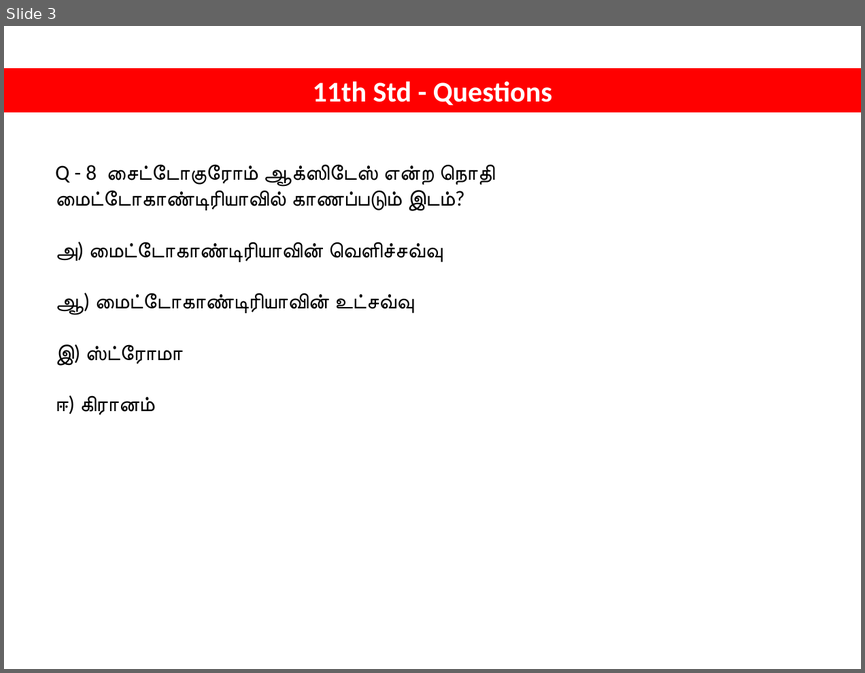
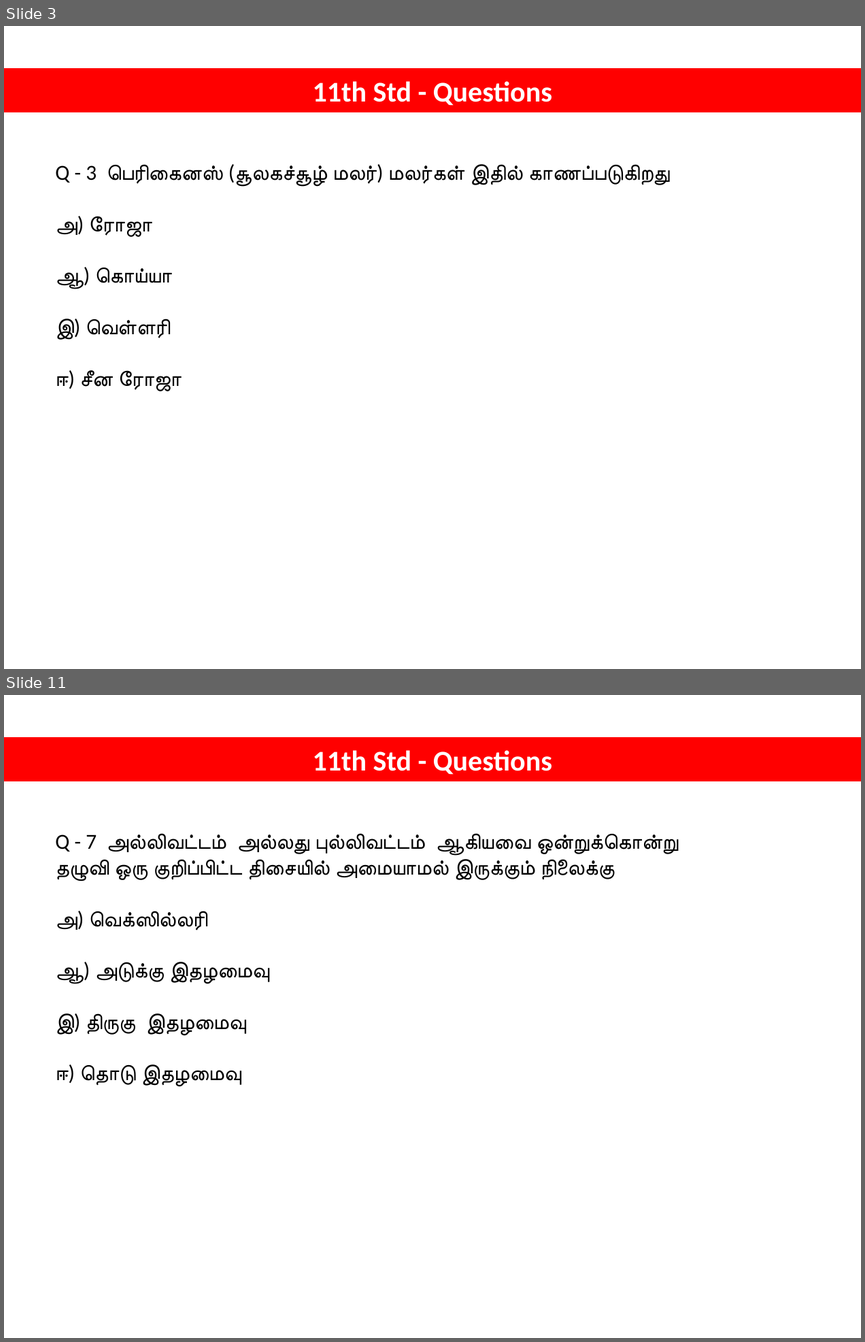
Before and after one commit to tvmani/tvmani.github.io, a slide deck: tamil_biology/NEET_BIOLOGY_001.pptx. Shown one above the other, each under a label of ours: slide 3 before the commit, slides 3 and 11 after it; the slides between them are not shown. The pictures are 865x673 and 865x1342 pixels, drawn with LibreOffice and Linux fonts; fonts in the diff are those of the drawing. Boxes give left, top, right and bottom in pixels: in the first picture for what was removed or moved away, otherwise in the second. Text is boxed around its words. In the diff, an @@ line names an element or a change of style, - is before the commit and + after.

```diff
--- a/tamil_biology/NEET_BIOLOGY_001.pptx
+++ b/tamil_biology/NEET_BIOLOGY_001.pptx
@@ slide 11 added at <box>4,695,861,1338</box>, background #FFFFFF @@
@@ rectangle added at <box>4,738,861,781</box>, fill #FF0000, outline #FF0000 0.75 pt, 24 pt, text #FFFFFF, bold @@
+11th Std - Questions
@@ text added at <box>55,833,678,1087</box>, 18 pt, text #000000 @@
+Q - 7 அல்லிவட்டம் அல்லது புல்லிவட்டம் ஆகியவை ஒன்றுக்கொன்று தழுவி ஒரு குறிப்பிட்ட திசையில் அமையாமல் இருக்கும் நிலைக்கு
+அ) வெக்ஸில்லரி
+ஆ) அடுக்கு இதழமைவு
+இ) திருகு இதழமைவு
+ஈ) தொடு இதழமைவு
@@ slide 3 changed as well @@
@@ text at <box>55,164,670,391</box>: text changed @@
-Q - 8 சைட்டோகுரோம் ஆக்ஸிடேஸ் என்ற நொதி மைட்டோகாண்டிரியாவில் காணப்படும் இடம்?
-அ) மைட்டோகாண்டிரியாவின் வெளிச்சவ்வு
-ஆ) மைட்டோகாண்டிரியாவின் உட்சவ்வு
-இ) ஸ்ட்ரோமா
-ஈ) கிரானம்
+Q - 3 பெரிகைனஸ் (சூலகச்சூழ் மலர்) மலர்கள் இதில் காணப்படுகிறது
+அ) ரோஜா
+ஆ) கொய்யா
+இ) வெள்ளரி
+ஈ) சீன ரோஜா
```
Also in this commit, not shown: 9 other slides changed, 17 other slides added, 4 other files.
